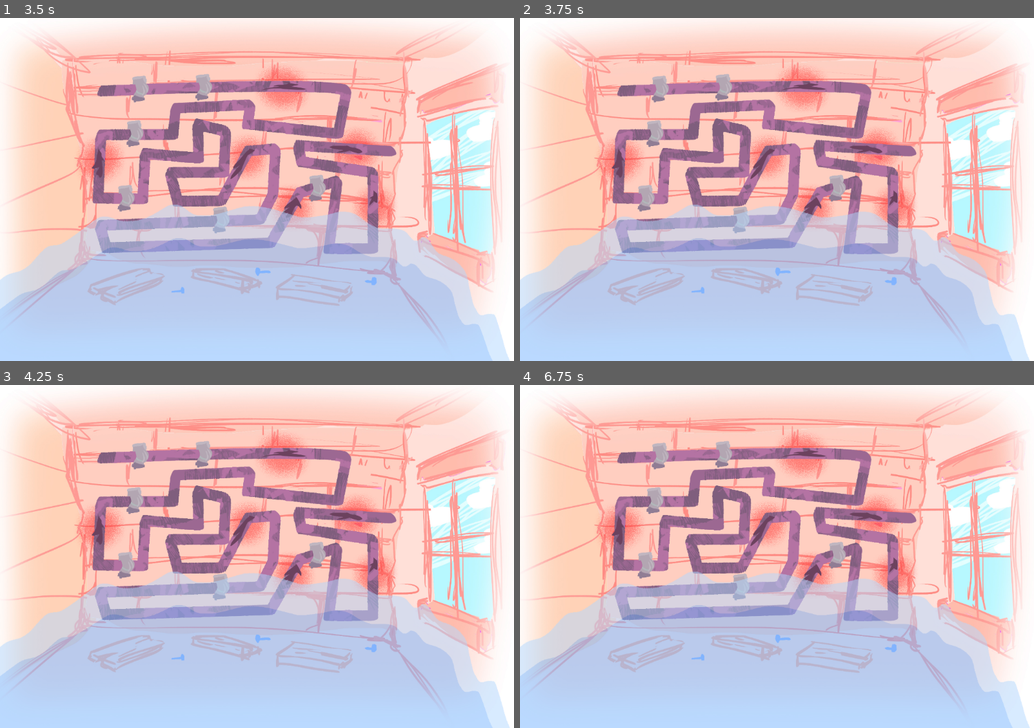
Above: before the commit, frames 1-4 (two rows, left to right).
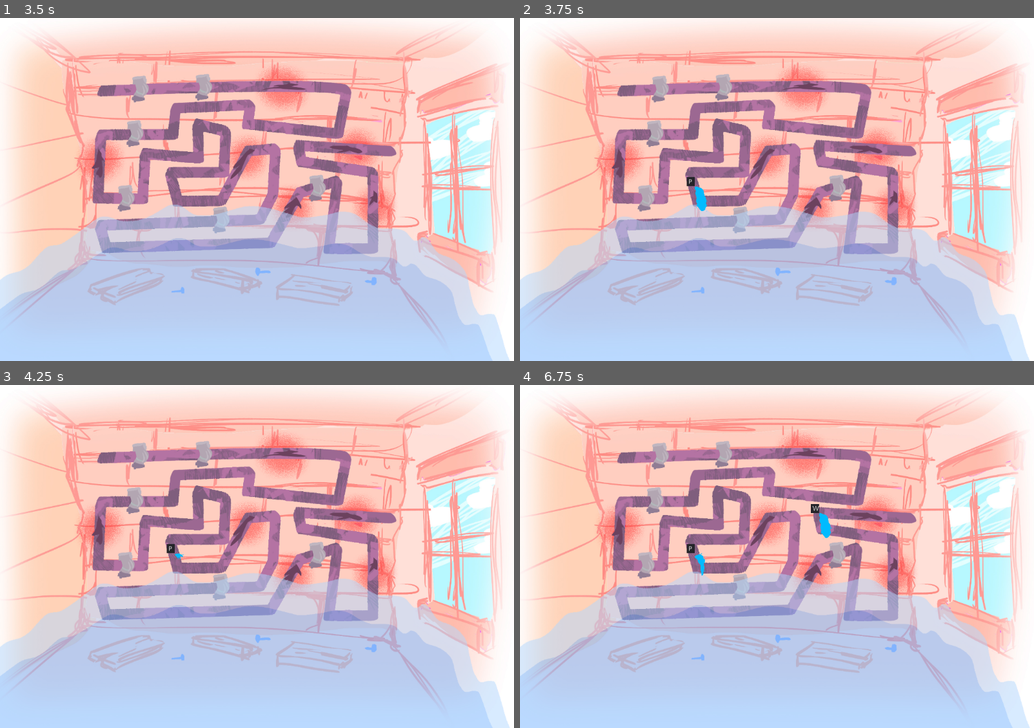
Above: after the commit, the same moments.

Repository: batomow/COMPILER
Game: Godot game, scene res://Main Scenes/MainMenu/MainMenu.tscn
Same seed, same stepped clock (60 frames per second), same inputs: the game is played once before the commit and once after it.
Inputs:
- Up to frame 1 (3.5 s): click "Play" at 0.5 s; click "Menu" at 1.25 s; tap Enter at 2 s; tap Space at 2.75 s
- Up to frame 2 (3.75 s): tap Enter at 3.5 s
- Up to frame 3 (4.25 s): no input
- Up to frame 4 (6.75 s): tap Space at 5 s; tap Enter at 5.75 s

Frame 1 is identical in both runs. In frame 2, 0.2% of the frame differs, in the area x 32-37%, y 46-57%; in frame 3, less than 0.1%; in frame 4, 0.3%, in the area x 32-61%, y 34-56%.
Error before the commit: Parse Error: The class "GameManager" conflicts with the AutoLoad singleton of the same name, and is therefore redundant. Remove the class_name declaration to f…

Commit message:
Create Finger Leak Hold

Diff:
--- a/Main Scenes/Game/Fuga.tscn
+++ b/Main Scenes/Game/Fuga.tscn
@@ -15,12 +15,10 @@
 [ext_resource path="res://Art/agua larga/agua_larga_13.png" type="Texture" id=13]
 [ext_resource path="res://Art/agua larga/agua_larga_14.png" type="Texture" id=14]
 
-[sub_resource type="GDScript" id=2]
+[sub_resource type="GDScript" id=4]
 script/source = "extends Node2D
 
 class_name Fuga
-
-enum states { spawn, patch }
 
 var anim:Array
 var key:Label
@@ -38,15 +36,15 @@
 
 func _set_anim(value):
 	state = value
-	if value == states.spawn:
+	if value == GM.EFUGA.SPAWN:
 		anim[0].visible = true
 		anim[1].visible = false
-	elif value == states.patch:
+	elif value == GM.EFUGA.PATCH || value == GM.EFUGA.HELD:
 		anim[0].visible = false
 		anim[1].visible = true
 "
 
-[sub_resource type="SpriteFrames" id=1]
+[sub_resource type="SpriteFrames" id=2]
 animations = [ {
 "frames": [ ExtResource( 1 ), ExtResource( 2 ), ExtResource( 3 ), ExtResource( 4 ), ExtResource( 5 ), ExtResource( 6 ), ExtResource( 7 ), ExtResource( 8 ), ExtResource( 9 ), ExtResource( 10 ), ExtResource( 11 ), ExtResource( 12 ), ExtResource( 13 ), ExtResource( 14 ) ],
 "loop": true,
@@ -63,22 +61,24 @@
 } ]
 
 [node name="Node2D" type="Node2D"]
-script = SubResource( 2 )
+script = SubResource( 4 )
 
 [node name="Animations" type="Node2D" parent="."]
 
 [node name="Animation1" type="AnimatedSprite" parent="Animations"]
+visible = false
 scale = Vector2( 0.16, 0.16 )
-frames = SubResource( 1 )
+frames = SubResource( 2 )
 animation = "agua"
-frame = 5
+frame = 8
 playing = true
 centered = false
 
 [node name="Animation2" type="AnimatedSprite" parent="Animations"]
-visible = false
 scale = Vector2( 0.2, 0.21 )
 frames = SubResource( 3 )
+frame = 2
+playing = true
 centered = false
 
 [node name="Letter" type="Control" parent="."]
--- a/Main Scenes/Game/Game.tscn
+++ b/Main Scenes/Game/Game.tscn
@@ -20,24 +20,42 @@
 onready var fuga_container = $FugaContainer
 
 var alphabet:Dictionary = {
-	0:\"A\", 1:\"B\", 2:\"C\", 3:\"D\", 4:\"E\", 5:\"F\",
-	6:\"G\", 7:\"H\", 8:\"I\", 9:\"J\", 10:\"K\", 11:\"L\",
-	12:\"M\", 13:\"N\", 14:\"O\", 15:\"P\", 16:\"Q\", 17:\"R\",
-	18:\"S\", 19:\"T\", 20:\"U\", 21:\"V\", 22:\"W\", 23:\"X\",
-	24:\"Y\", 25:\"Z\"
+	65:\"A\", 66:\"B\", 67:\"C\", 68:\"D\", 69:\"E\", 70:\"F\",
+	71:\"G\", 72:\"H\", 73:\"I\", 74:\"J\", 75:\"K\", 76:\"L\",
+	77:\"M\", 78:\"N\", 79:\"O\", 80:\"P\", 81:\"Q\", 82:\"R\",
+	83:\"S\", 84:\"T\", 85:\"U\", 86:\"V\", 87:\"W\", 88:\"X\",
+	89:\"Y\", 90:\"Z\"
 }
-onready var letter_stack:Array = range(0,26)
+
+onready var letter_stack:Array = range(65,91)
 onready var position_stack:Array = range(0, points_size)
 
 var fugas_counter:int = 0
-var un_pressed_keys:Array = []
-var pressed_keys:Array = []
+var keys_to_press:Dictionary = {}
+
+var input_queue:Array = []
+
+func _unhandled_key_input(event:InputEventKey): #filter key presses
+	if (event.scancode in keys_to_press.keys()):
+		if (!event.echo):
+			input_queue.push_back(event)
+			print(alphabet[event.scancode])
+
+func _process(delta):
+	if !input_queue.empty(): #process key press or release
+		var event:InputEventKey = input_queue.front()
+		if (event.pressed):
+			keys_to_press[event.scancode].state = GM.EFUGA.HELD
+		else:
+			keys_to_press[event.scancode].state = GM.EFUGA.SPAWN
+		input_queue.pop_front()
 
 func _ready():
 	randomize()
 	letter_stack.shuffle()
 	position_stack.shuffle()
 	early_timer.start()
+	leak_timer.wait_time = (3 - GM.DIFFICULTY) #DIFICULTY (0, 1, 2) EASY, NORMAL, HARD
 
 func _on_EarlyGame_timeout():
 	mid_timer.start()
@@ -51,22 +69,18 @@
 	pass # Replace with function body.
 
 func _on_Leak_timeout():
-	if letter_stack.empty() or position_stack.empty():
-		return
-	if (GameManager.difficulty == 0 && fugas_counter > 5) || (GameManager.difficulty == 1 && fugas_counter > 12):
+	if letter_stack.empty() or position_stack.empty() or fugas_counter > 4:
 		return
 	var new_fuga = base_fuga.instance()
 	fuga_container.add_child(new_fuga)
 	new_fuga.position = points[position_stack.front()]
 	position_stack.pop_front()
 	new_fuga.letter = alphabet[letter_stack.front()]
+	keys_to_press[letter_stack.front()] = new_fuga
 	letter_stack.pop_front()
-	new_fuga.state = new_fuga.states.spawn
+	new_fuga.state = GM.EFUGA.SPAWN
 	new_fuga.name = new_fuga.letter
-	fugas_counter += 1
-	un_pressed_keys.push_back(new_fuga.letter)
-
-"
+	fugas_counter += 1"
 
 [node name="Game" type="Node2D"]
 script = SubResource( 1 )
@@ -130,7 +144,6 @@
 one_shot = true
 
 [node name="Leak" type="Timer" parent="."]
-wait_time = 3.0
 
 [node name="FugaContainer" type="Node2D" parent="."]
 [connection signal="timeout" from="EarlyGame" to="." method="_on_EarlyGame_timeout"]
--- a/Main Scenes/Global/GameManager.tscn
+++ b/Main Scenes/Global/GameManager.tscn
@@ -6,7 +6,8 @@
 class_name GameManager
 
 # warning-ignore:unused_class_variable
-export (int, \"Easy\", \"Normal\", \"Hard\") var difficulty
+export (int, \"Easy\", \"Normal\", \"Hard\") var DIFFICULTY
+enum EFUGA {SPAWN, HELD, PATCH}
 
 "
 
--- a/project.godot
+++ b/project.godot
@@ -21,7 +21,7 @@
 
 [autoload]
 
-GameManager="*res://Main Scenes/Global/GameManager.tscn"
+GM="*res://Main Scenes/Global/GameManager.tscn"
 
 [display]
 
@@ -30,6 +30,61 @@
 window/size/resizable=false
 window/stretch/aspect="keep"
 
+[input]
+
+ui_accept={
+"deadzone": 0.5,
+"events": [  ]
+}
+ui_select={
+"deadzone": 0.5,
+"events": [  ]
+}
+ui_cancel={
+"deadzone": 0.5,
+"events": [  ]
+}
+ui_focus_next={
+"deadzone": 0.5,
+"events": [  ]
+}
+ui_focus_prev={
+"deadzone": 0.5,
+"events": [  ]
+}
+ui_left={
+"deadzone": 0.5,
+"events": [  ]
+}
+ui_right={
+"deadzone": 0.5,
+"events": [  ]
+}
+ui_up={
+"deadzone": 0.5,
+"events": [  ]
+}
+ui_down={
+"deadzone": 0.5,
+"events": [  ]
+}
+ui_page_up={
+"deadzone": 0.5,
+"events": [  ]
+}
+ui_page_down={
+"deadzone": 0.5,
+"events": [  ]
+}
+ui_home={
+"deadzone": 0.5,
+"events": [  ]
+}
+ui_end={
+"deadzone": 0.5,
+"events": [  ]
+}
+
 [rendering]
 
 environment/default_environment="res://default_env.tres"
